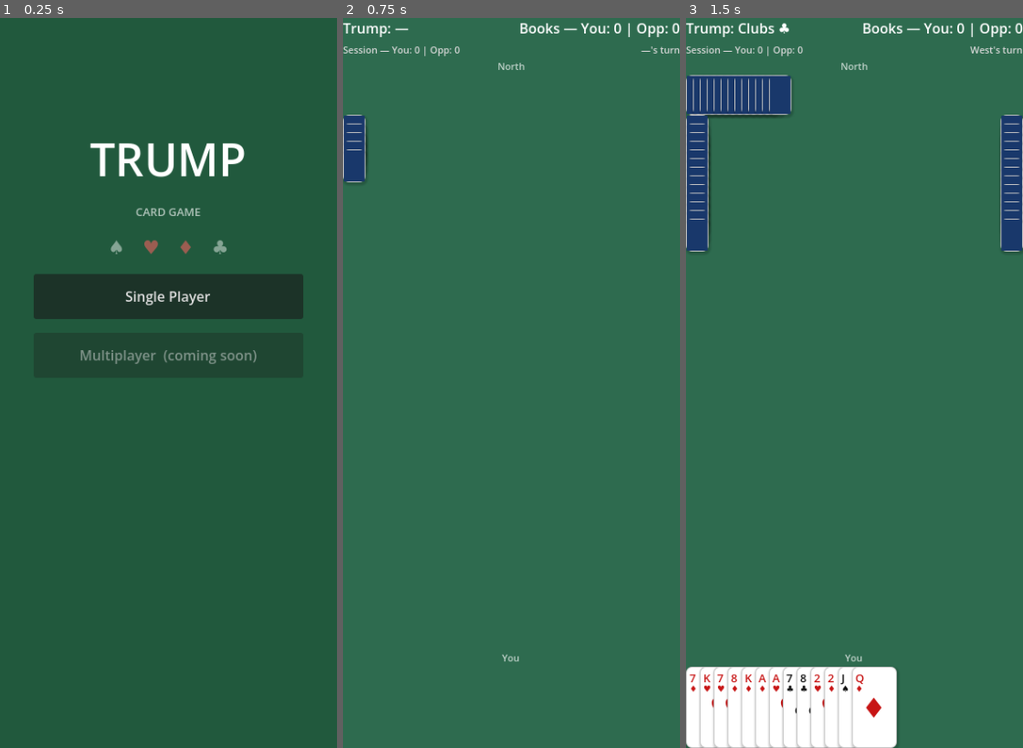
Above: before the commit, frames 1-3 (left to right).
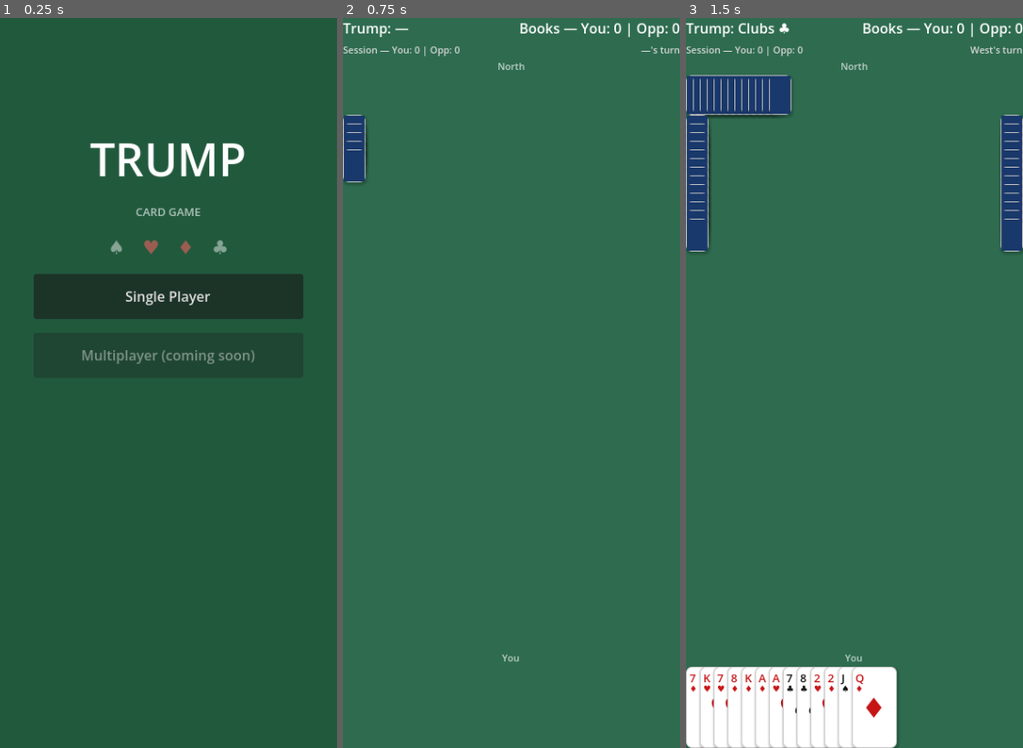
Above: after the commit, the same moments.

Repository: randyramsaywack/trump-mobile-card-game
Game: Godot game, scene res://scenes/main_menu.tscn
The game is run twice, just before and just after one commit, with the same random seed, the same clock (stepped at 60 frames per second) and the same inputs. The project has no main scene, so this scene is started directly.
Inputs (mouse positions are in pixels of both pictures, inside the frame that each line leads up to):
- Up to frame 1 (0.25 s): no input
- Up to frame 2 (0.75 s): click "Single Player" at 0.5 s
- Up to frame 3 (1.5 s): tap Enter at 1.25 s; move the mouse to (696, 134) at 1.27 s; click (696, 134) at 1.42 s

The runs differ from the first frame. In frame 1, 0.4% of the frame differs, in the area x 23-77%, y 45-48%; in frame 2, nothing differs; in frame 3, nothing differs.

Commit message:
fix: error handling on scene transition; fix double space in multiplayer button
Co-Authored-By: Claude Sonnet 4.6 <noreply@anthropic.com>

Diff:
--- a/scenes/main_menu.tscn
+++ b/scenes/main_menu.tscn
@@ -77,5 +77,5 @@
 layout_mode = 2
 size_flags_horizontal = 3
 custom_minimum_size = Vector2(0, 52)
-text = "Multiplayer  (coming soon)"
+text = "Multiplayer (coming soon)"
 disabled = true
--- a/scripts/ui/main_menu_ui.gd
+++ b/scripts/ui/main_menu_ui.gd
@@ -8,4 +8,6 @@
 	multiplayer_btn.disabled = true
 
 func _on_single_player() -> void:
-	get_tree().change_scene_to_file("res://scenes/game_table.tscn")
+	var err := get_tree().change_scene_to_file("res://scenes/game_table.tscn")
+	if err != OK:
+		push_error("MainMenu: failed to load game_table.tscn, error: %d" % err)
